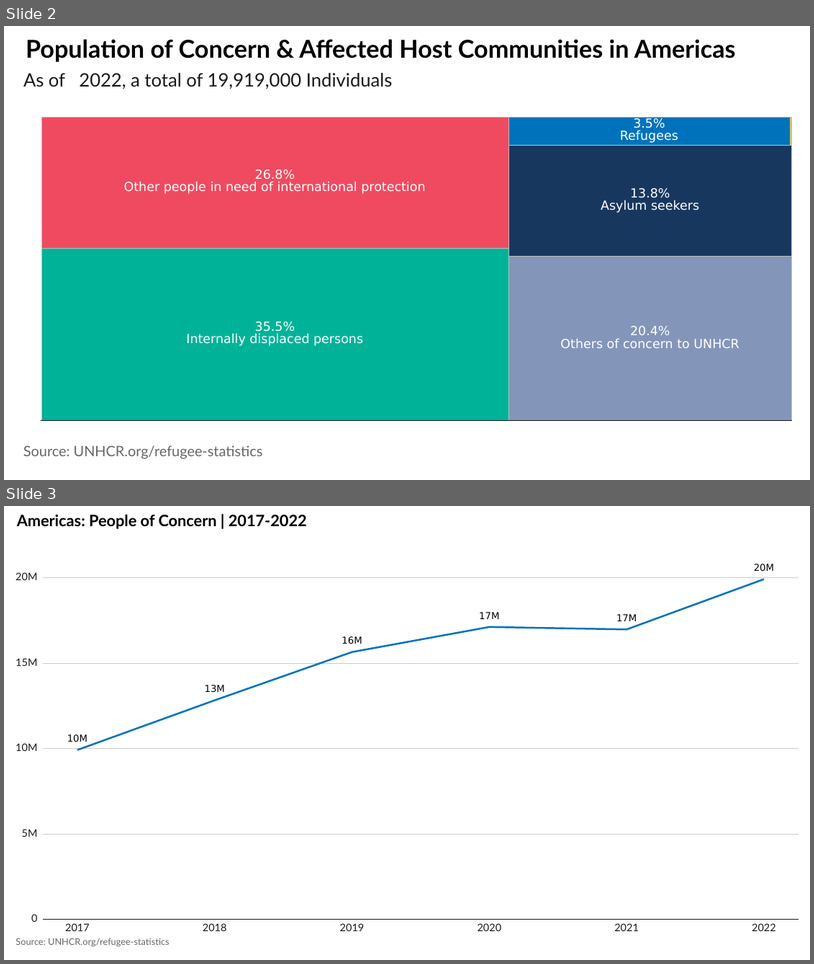
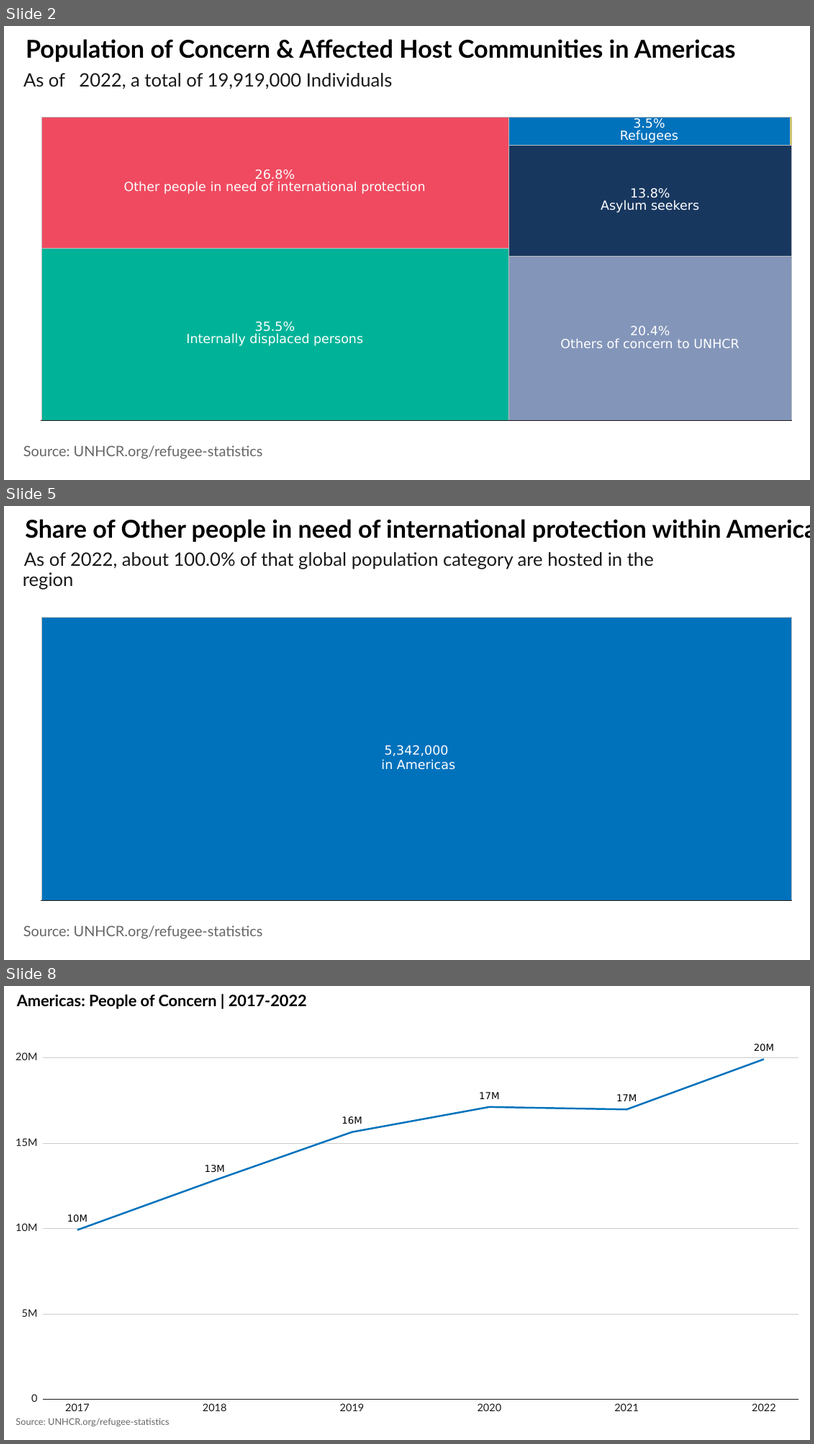
Before and after one commit to Edouard-Legoupil/unhcrdatapackage, a slide deck: inst/rmarkdown/templates/regional_prez/skeleton/skeleton.pptx. Shown one above the other, each under a label of ours: slides 2 and 3 before the commit, slides 2, 5 and 8 after it; the slides between them are not shown. The pictures are 814x964 and 814x1444 pixels, drawn with LibreOffice and Linux fonts; fonts in the diff are those of the drawing; background and template pictures are left out. Boxes give left, top, right and bottom in pixels: in the first picture for what was removed or moved away, otherwise in the second. Text is boxed around its words. In the diff, an @@ line names an element or a change of style, - is before the commit and + after.

```diff
--- a/inst/rmarkdown/templates/regional_prez/skeleton/skeleton.pptx
+++ b/inst/rmarkdown/templates/regional_prez/skeleton/skeleton.pptx
@@ slide 5 added at [4, 506, 810, 960], background #FFFFFF; not listed: 1 template element that a slide beside it also shows @@
@@ group added at [4, 506, 810, 960]: 6 texts, 2 freeform shapes, 1 rectangle @@
+5,342,000
+in Americas
+As of 2022, about 100.0% of that global population category are hosted in the
+region
+Share of Other people in need of international protection within Americas
+Source: UNHCR.org/refugee-statistics
@@ what was slide 3 is now slide 8 @@
```
Also in this commit, not shown: 1 slide changed, 5 other slides added, 13 other files.
